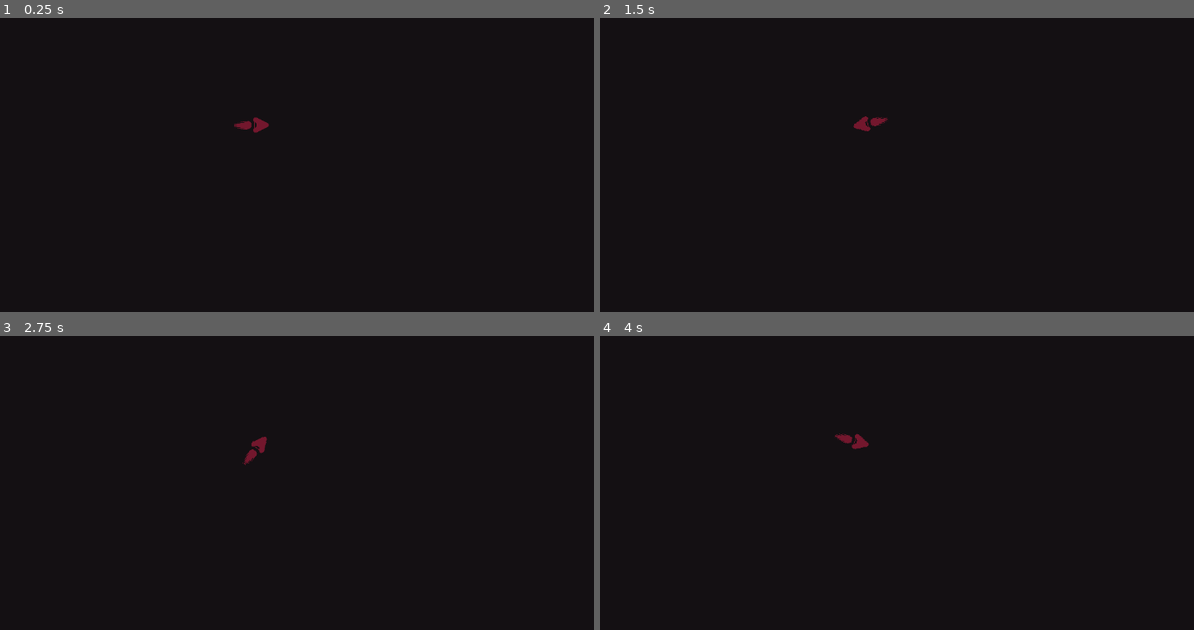
Above: before the commit, frames 1-4 (two rows, left to right).
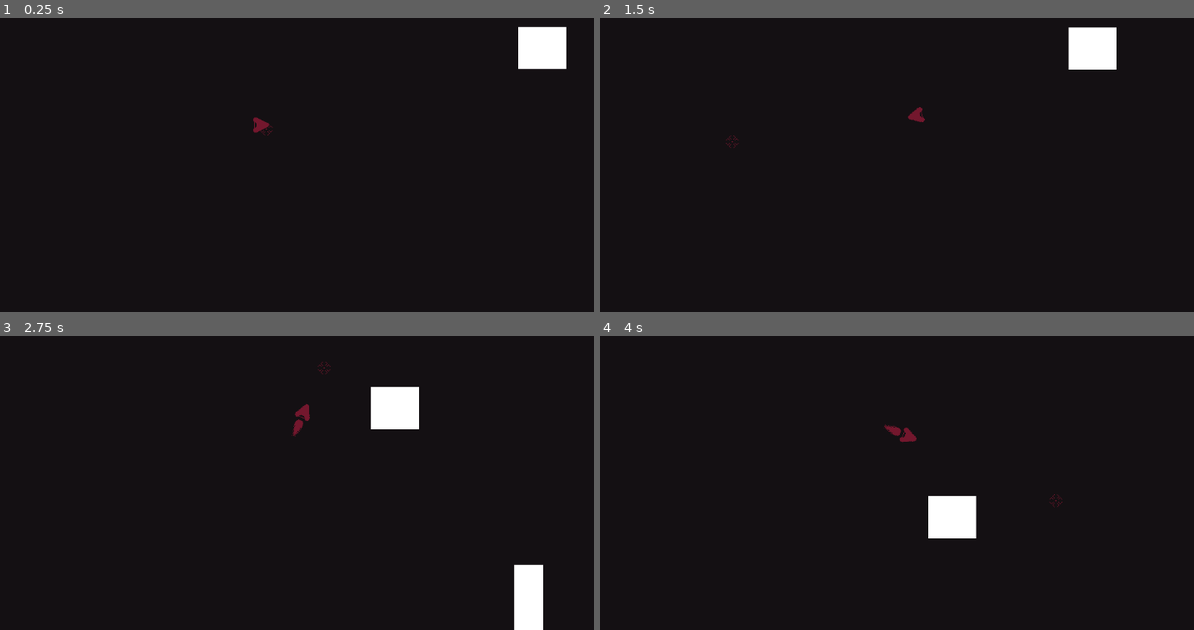
Above: after the commit, the same moments.

Repository: Ali-Wahbi/SpaceShooterWithPortals
Game: Godot game, scene res://test_area.tscn
Two runs of this game, one before a commit and one after it. Both use one fixed random seed, a clock stepped at 60 frames per second and the inputs below. Before the commit the project has no main scene; this scene is started directly in both runs.
Inputs (mouse positions are in pixels of both pictures, inside the frame that each line leads up to):
- Up to frame 1 (0.25 s): no input
- Up to frame 2 (1.5 s): tap Enter at 0.5 s; move the mouse to (1009, 106) at 0.52 s; hold Right mouse button (Thrust) 0.53-1.28 s; click (1009, 106) at 0.6 s; move the mouse to (730, 144) at 1.27 s; right-click (730, 144) at 1.35 s
- Up to frame 3 (2.75 s): click (130, 462) at 1.55 s; move the mouse to (326, 359) at 2.02 s; hold Right mouse button (Thrust) from 2.03 s (still down); click (326, 359) at 2.1 s
- Up to frame 4 (4 s): move the mouse to (825, 518) at 2.77 s; release Right mouse button (Thrust) at 2.78 s; right-click (825, 518) at 2.85 s; click (825, 518) at 3.05 s; move the mouse to (1063, 497) at 3.52 s; hold Right mouse button (Thrust) from 3.53 s (still down); click (1063, 497) at 3.6 s

The runs differ from the first frame. In frame 1, 1.3% of the frame differs, in the area x 39-96%, y 2-40%; in frame 2, 1.4%; in frame 3, 2.6%, in the area x 40-92%, y 8-100%; in frame 4, 1.5%.

Commit message:
player code refinement, camera follow and drag adjusted, cursor set and smoothed to follow actuall position

Diff:
--- /dev/null
+++ b/Cursor/cursor.gd
@@ -0,0 +1,8 @@
+extends Node2D
+
+@export var lerpSpeed: float = 10.0
+func _ready():
+	Input.mouse_mode = Input.MOUSE_MODE_HIDDEN
+# Called every frame. 'delta' is the elapsed time since the previous frame.
+func _process(delta: float) -> void:
+	global_position = global_position.lerp(get_global_mouse_position(), delta * lerpSpeed)
--- a/Player/player.gd
+++ b/Player/player.gd
@@ -1,21 +1,50 @@
 extends CharacterBody2D
 
+@onready var bodySprite: Sprite2D = $BodySprite
+@onready var thrusterSprite: Sprite2D = $ThrustersSprite
 
 const SPEED = 300.0
+const THRUST_LERP_SPEED = 3.0 # Adjust this value to control how quickly the velocity changes
 
 @export var extraAngle: float = 90.0
 @export var rotationSpeed: float = 10.0
-var previousAngle: float = -1
+@export var stoppingSpeed: float = 10.0
+@export_range(0, 5, 1) var selectedBody: int
+
+func _ready():
+	thrusterSprite.visible = false
+	thrusterSprite.frame = selectedBody
+	bodySprite.frame = selectedBody
+
 func _physics_process(delta: float) -> void:
 	# rotate based on mouse pos
 	MousePosRotate(delta)
 	# move when thrust is clicked
 	# slow down when thrust is released
+	HandleInput(delta)
+
 	move_and_slide()
 
-func MousePosRotate(delta) -> void:
+func MousePosRotate(delta: float) -> void:
 	var mouseRotation = global_position.angle_to_point(get_global_mouse_position())
 
 	var correctRotations = mouseRotation + deg_to_rad(extraAngle)
 
 	rotation = lerp_angle(rotation, correctRotations, rotationSpeed * delta)
+
+func HandleInput(delta: float) -> void:
+	if Input.is_action_pressed("Thrust"):
+		print("Thrusting in direction")
+		thrusterSprite.visible = true
+		var target_direction: Vector2 = Vector2.from_angle(rotation - deg_to_rad(extraAngle)) # Use 'rotation' (radians) instead of 'rotation_degrees'
+		var target_velocity: Vector2 = target_direction * SPEED
+		velocity = velocity.lerp(target_velocity, THRUST_LERP_SPEED * delta) # Smoothly interpolate velocity
+
+	if Input.is_action_just_released("Thrust"):
+		print("Stopping Thrusting")
+		thrusterSprite.visible = false
+		velocity.x = move_toward(velocity.x, 0, stoppingSpeed * THRUST_LERP_SPEED * delta)
+		velocity.y = move_toward(velocity.y, 0, stoppingSpeed * THRUST_LERP_SPEED * delta)
+
+	if Input.is_action_just_pressed("Fire"):
+		pass
--- /dev/null
+++ b/Player/player.tscn
@@ -0,0 +1,37 @@
+[gd_scene format=3 uid="uid://byque4w54oowj"]
+
+[ext_resource type="Script" uid="uid://batafhm05bnuw" path="res://Player/player.gd" id="1_btcbx"]
+[ext_resource type="Texture2D" uid="uid://bqfmx22qehoia" path="res://Player/Characters Sheet1.png" id="2_gwnis"]
+[ext_resource type="Texture2D" uid="uid://52eqkum2541g" path="res://Player/Thrusters Sheet1.png" id="3_k53q1"]
+
+[sub_resource type="CapsuleShape2D" id="CapsuleShape2D_rfpkf"]
+radius = 5.0
+height = 27.784607
+
+[node name="Player" type="CharacterBody2D" unique_id=992937920]
+motion_mode = 1
+script = ExtResource("1_btcbx")
+rotationSpeed = 15.0
+stoppingSpeed = 100.0
+selectedBody = 3
+
+[node name="BodySprite" type="Sprite2D" parent="." unique_id=189299562]
+texture = ExtResource("2_gwnis")
+hframes = 6
+frame = 3
+
+[node name="ThrustersSprite" type="Sprite2D" parent="." unique_id=16808024]
+position = Vector2(0, 32)
+texture = ExtResource("3_k53q1")
+hframes = 6
+frame = 3
+
+[node name="CollisionShape2D" type="CollisionShape2D" parent="." unique_id=1144264582]
+position = Vector2(-4, 0)
+rotation = 0.5235988
+shape = SubResource("CapsuleShape2D_rfpkf")
+
+[node name="CollisionShape2D2" type="CollisionShape2D" parent="." unique_id=110739386]
+position = Vector2(4, 0)
+rotation = -0.5235988
+shape = SubResource("CapsuleShape2D_rfpkf")
--- a/project.godot
+++ b/project.godot
@@ -11,9 +11,14 @@
 [application]
 
 config/name="New Game Project"
+run/main_scene="uid://caigl3gjotqi"
 config/features=PackedStringArray("4.6", "Forward Plus")
 boot_splash/bg_color=Color(0.078431375, 0.0627451, 0.07450981, 1)
 config/icon="res://icon.svg"
+
+[editor_plugins]
+
+enabled=PackedStringArray()
 
 [input]
 
--- a/temp.gd
+++ b/temp.gd
@@ -7,5 +7,5 @@
 
 
 # Called every frame. 'delta' is the elapsed time since the previous frame.
-func _process(delta: float) -> void:
+func _process(_delta: float) -> void:
 	pass
--- a/test_area.tscn
+++ b/test_area.tscn
@@ -1,45 +1,48 @@
 [gd_scene format=3 uid="uid://caigl3gjotqi"]
 
-[ext_resource type="Script" uid="uid://batafhm05bnuw" path="res://Player/player.gd" id="1_6fnve"]
-[ext_resource type="Texture2D" uid="uid://bqfmx22qehoia" path="res://Player/Characters Sheet1.png" id="1_rfpkf"]
-[ext_resource type="Texture2D" uid="uid://52eqkum2541g" path="res://Player/Thrusters Sheet1.png" id="2_6fnve"]
-
-[sub_resource type="CapsuleShape2D" id="CapsuleShape2D_rfpkf"]
-radius = 5.0
-height = 27.784607
+[ext_resource type="PackedScene" uid="uid://byque4w54oowj" path="res://Player/player.tscn" id="1_64fjj"]
+[ext_resource type="Script" uid="uid://duvpsujs6a4lr" path="res://Cursor/cursor.gd" id="2_6fnve"]
+[ext_resource type="Texture2D" uid="uid://brxms3muhicui" path="res://Cursor/Cursors1.png" id="2_rfpkf"]
 
 [node name="TestArea" type="Node2D" unique_id=780645201]
 
-[node name="Player" type="CharacterBody2D" parent="." unique_id=194801671]
+[node name="ColorRect" type="ColorRect" parent="." unique_id=293026307]
+offset_left = 741.0
+offset_top = 210.0
+offset_right = 791.0
+offset_bottom = 361.0
+
+[node name="ColorRect2" type="ColorRect" parent="." unique_id=1999654728]
+offset_left = 94.0
+offset_top = 415.0
+offset_right = 296.0
+offset_bottom = 482.0
+
+[node name="ColorRect3" type="ColorRect" parent="." unique_id=730394572]
+offset_left = 493.0
+offset_top = -98.0
+offset_right = 576.0
+offset_bottom = -25.0
+
+[node name="Player" parent="." unique_id=992937920 instance=ExtResource("1_64fjj")]
 position = Vector2(48, 72)
-motion_mode = 1
-script = ExtResource("1_6fnve")
-rotationSpeed = 15.0
 
-[node name="CharactersSheet1" type="Sprite2D" parent="Player" unique_id=2016796787]
-texture = ExtResource("1_rfpkf")
-hframes = 6
-frame = 3
-
-[node name="ThrustersSheet1" type="Sprite2D" parent="Player" unique_id=1108559798]
-position = Vector2(0, 32)
-texture = ExtResource("2_6fnve")
-hframes = 6
-frame = 3
-
-[node name="CollisionShape2D" type="CollisionShape2D" parent="Player" unique_id=124490176]
-position = Vector2(-4, 0)
-rotation = 0.5235988
-shape = SubResource("CapsuleShape2D_rfpkf")
-
-[node name="CollisionShape2D2" type="CollisionShape2D" parent="Player" unique_id=39045212]
-position = Vector2(4, 0)
-rotation = -0.5235988
-shape = SubResource("CapsuleShape2D_rfpkf")
-
-[node name="Camera2D" type="Camera2D" parent="." unique_id=2133395988]
-position = Vector2(48, 72)
+[node name="followCamera" type="Camera2D" parent="Player" unique_id=2133395988]
 position_smoothing_enabled = true
 drag_horizontal_enabled = true
 drag_vertical_enabled = true
+drag_left_margin = 0.1
+drag_top_margin = 0.05
+drag_right_margin = 0.1
+drag_bottom_margin = 0.05
 editor_draw_drag_margin = true
+
+[node name="Cursor" type="Node2D" parent="." unique_id=607741528]
+position = Vector2(305, 261)
+script = ExtResource("2_6fnve")
+lerpSpeed = 12.0
+
+[node name="Cursors1" type="Sprite2D" parent="Cursor" unique_id=1035325366]
+texture = ExtResource("2_rfpkf")
+hframes = 5
+frame = 1
Not shown, added: Cursor/cursor.gd.uid
